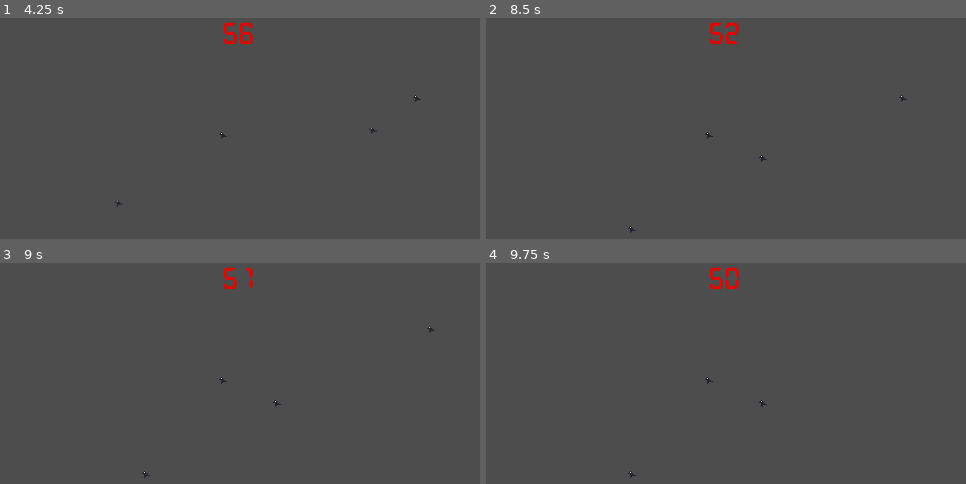
Above: before the commit, frames 1-4 (two rows, left to right).
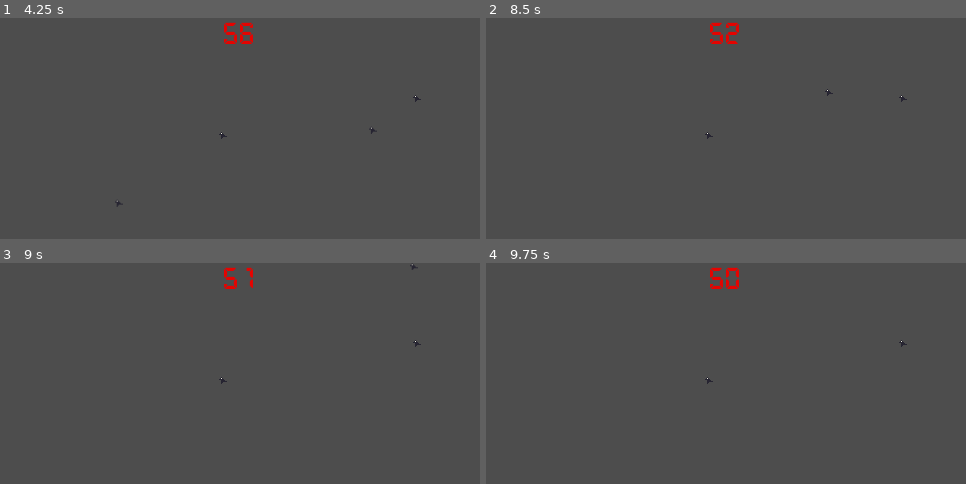
Above: after the commit, the same moments.

Repository: arcality/Count-Down-GMTK-2026
Game: Godot game, scene res://scenes/main.tscn
Same seed, same stepped clock (60 frames per second), same inputs: the game is played once before the commit and once after it. Sound files missing from this copy of the repository are replaced by a short silence.
Inputs:
- Up to frame 1 (4.25 s): click "Play" at 0.5 s; tap Enter at 1.25 s; hold W (move_up) 1.28-2.78 s; tap C (airhorn) at 1.35, 3.6 s; tap Z (flail) at 2.1 s; hold A (move_left) from 2.78 s (still down); tap X (net) at 2.85 s
- Up to frame 2 (8.5 s): release A (move_left) at 4.28 s; hold S (move_down) 4.28-5.03 s; tap Z (flail) at 4.35, 6.6 s; hold D (move_right) 5.03-5.78 s; tap X (net) at 5.1, 7.35 s; hold W (move_up) 5.78-6.53 s; tap C (airhorn) at 5.85, 8.1 s; tap Space at 6.5, 8 s; hold D (move_right) from 6.53 s (still down); tap Enter at 7.25 s
- Up to frame 3 (9 s): release D (move_right) at 8.78 s; hold S (move_down) from 8.78 s (still down); tap Z (flail) at 8.85 s
- Up to frame 4 (9.75 s): tap Enter at 9.5 s; release S (move_down) at 9.53 s; hold A (move_left) from 9.53 s (still down); tap X (net) at 9.6 s

Frame 1 is identical in both runs. In frame 2, less than 0.1% of the frame differs, in the area x 29-73%, y 32-98%; in frame 3, 0.1%, in the area x 29-91%, y 0-98%; in frame 4, less than 0.1%.

Commit message:
add launch pad

Diff:
--- a/project.godot
+++ b/project.godot
@@ -77,10 +77,12 @@
 
 [layer_names]
 
-2d_physics/layer_1="collision"
+2d_physics/layer_1="player collision"
 2d_physics/layer_2="scare"
 2d_physics/layer_3="net"
-2d_physics/layer_4="bird_bounds"
+2d_physics/layer_4="bird bounds"
+2d_physics/layer_5="bird collisions"
+2d_physics/layer_9="Layer 9"
 
 [physics]
 
--- a/scenes/bird.tscn
+++ b/scenes/bird.tscn
@@ -51,7 +51,8 @@
 
 [node name="FlappingSound" type="AudioStreamPlayer2D" parent="." unique_id=73784802]
 stream = SubResource("AudioStreamRandomizer_h0ex0")
-volume_db = 1.458
+volume_db = 2.43
+pitch_scale = 1.52
 max_polyphony = 4
 
 [node name="CatchSound" type="AudioStreamPlayer2D" parent="." unique_id=458282332]
--- a/scenes/launch_pad.tscn
+++ b/scenes/launch_pad.tscn
@@ -16,6 +16,9 @@
 
 [sub_resource type="RectangleShape2D" id="RectangleShape2D_h0ex0"]
 size = Vector2(480, 270)
+
+[sub_resource type="RectangleShape2D" id="RectangleShape2D_5ixln"]
+size = Vector2(120, 82)
 
 [node name="LaunchPad" type="Node2D" unique_id=556309248]
 script = ExtResource("1_rf4ly")
@@ -51,3 +54,10 @@
 
 [node name="CollisionShape2D" type="CollisionShape2D" parent="ScreenBounds" unique_id=328920607]
 shape = SubResource("RectangleShape2D_h0ex0")
+
+[node name="FlameDiverters" type="StaticBody2D" parent="." unique_id=1254162913]
+position = Vector2(240, 135)
+
+[node name="CollisionShape2D" type="CollisionShape2D" parent="FlameDiverters" unique_id=1057918494]
+position = Vector2(0, 8)
+shape = SubResource("RectangleShape2D_5ixln")
--- a/scripts/bird.gd
+++ b/scripts/bird.gd
@@ -52,7 +52,7 @@
 func _on_flap_end() -> void:
 	if state != States.GROUNDED:
 		$FlappingSound.play()
-	var flap_timer := get_tree().create_timer( flap_speed)
+	var flap_timer := get_tree().create_timer(flap_speed)
 	flap_timer.timeout.connect(_on_flap_end)
 
 
@@ -102,10 +102,11 @@
 
 
 func _on_caught() -> void:
-	scared.emit()
+	if state != States.FLYING_AWAY:
+		scared.emit()
 	$FlappingSound.volume_db = -80.0
 	$Sprite2D.hide()
+	$Area2D/CollisionShape2D.disabled = true
 	$CatchSound.play()
 	await $CatchSound.finished
 	queue_free()
-	pass
--- a/scripts/main.gd
+++ b/scripts/main.gd
@@ -52,9 +52,12 @@
 func start_level() -> void:
 	game_state = GameState.PLAYING_LEVEL
 	print("start level")
+
+	%Player.can_move = true
+	%Player.respawn()
+
 	timer.start()
-	%Player.can_move = true
-	scared_bird_ct = false
+	scared_bird_ct = 0
 	for bird in get_tree().get_nodes_in_group("birds"):
 		bird.queue_free()
 
--- a/scripts/player.gd
+++ b/scripts/player.gd
@@ -19,6 +19,8 @@
 var flail_duration: float = 0.7
 var flail_cooldown: float = 0.2
 var flail_ready: bool = true
+
+var spawn_position := Vector2(240, 210)
 
 func _physics_process(delta: float) -> void:
 
@@ -54,6 +56,10 @@
 
 	if can_move:
 		move_and_slide()
+
+
+func respawn() -> void:
+	position = spawn_position
 
 
 func swing_net() -> void:
